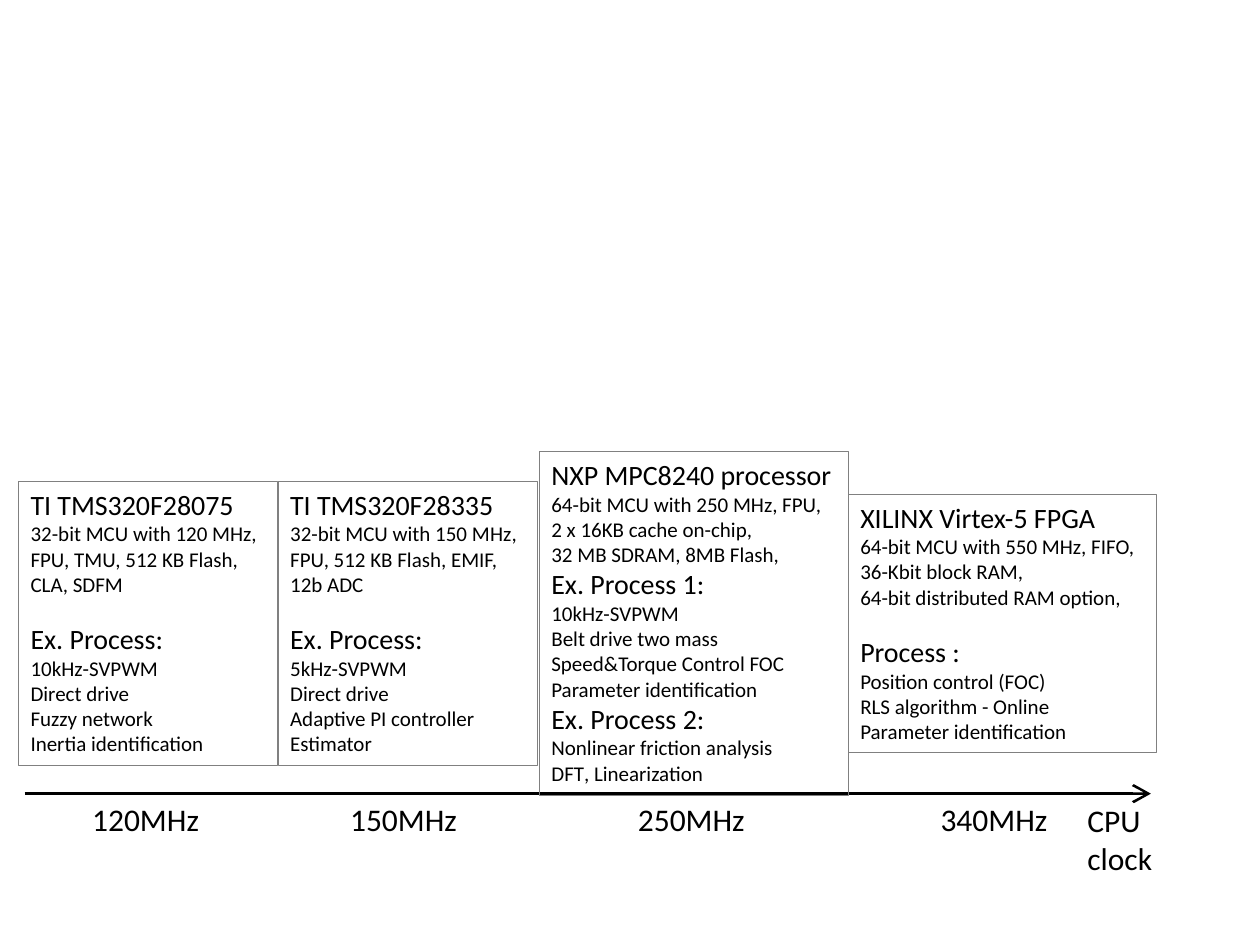
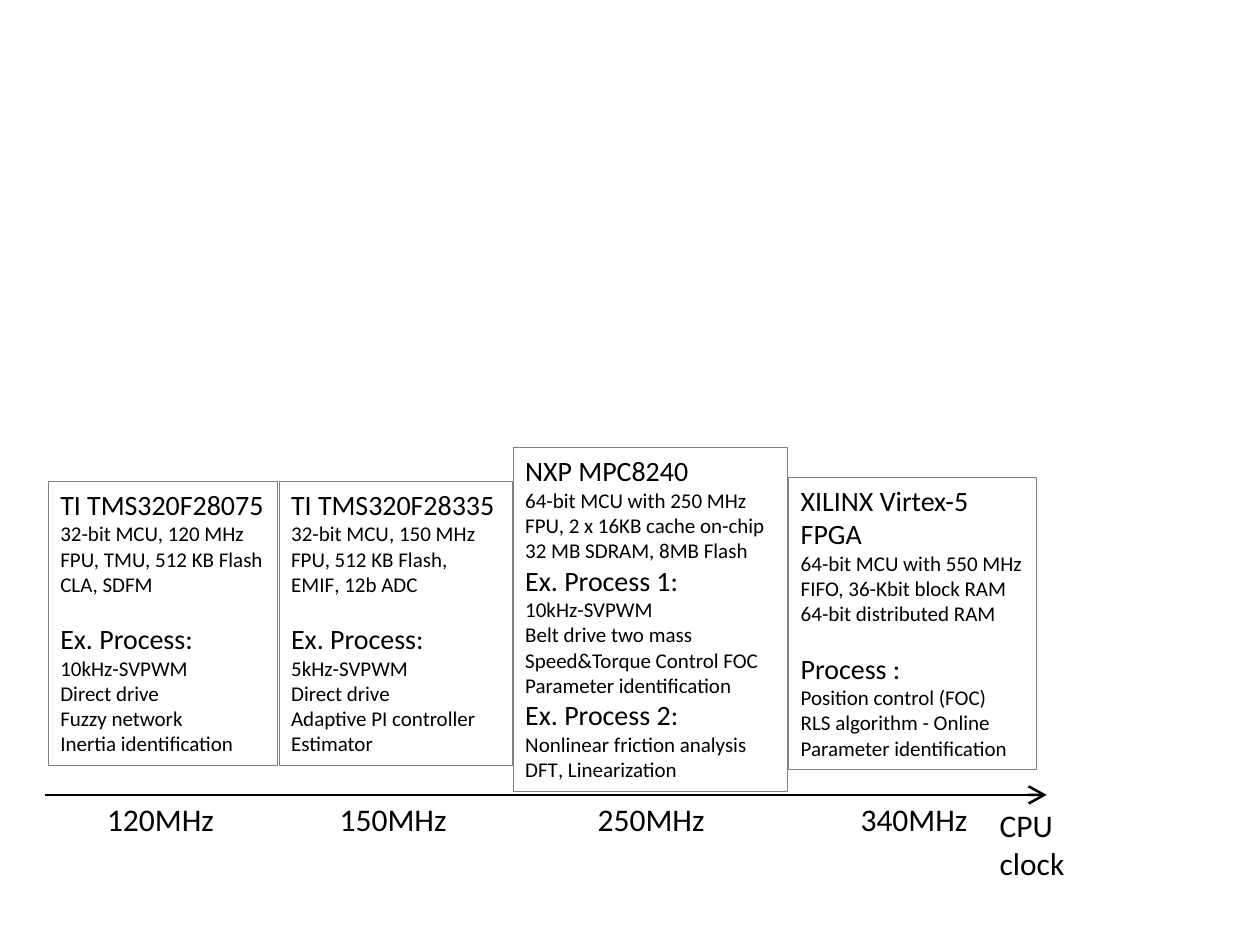
Before and after one commit to SerhatOzkucuk/PhD-Works, a slide deck: slide 14 of Parameter Estimation Works/review_IEEE Transaction on industrial electronics format/TRANS-JOUR/word/review_paper_drawings.pptx. Drawn at 1260x945 pixels with LibreOffice and Linux fonts; fonts in the diff are those of the drawing. Boxes give left, top, right and bottom in pixels: in the first picture for what was removed or moved away, otherwise in the second. Text is boxed around its words. In the diff, an @@ line names an element or a change of style, - is before the commit and + after.

```diff
--- a/Parameter Estimation Works/review_IEEE Transaction on industrial electronics format/TRANS-JOUR/word/review_paper_drawings.pptx
+++ b/Parameter Estimation Works/review_IEEE Transaction on industrial electronics format/TRANS-JOUR/word/review_paper_drawings.pptx
@@ rectangle "NXP MPC8240": place and size @@
-rectangle "NXP MPC8240" at (539,451,848,795)
+rectangle "NXP MPC8240" at (513,447,788,791)
@@ text in rectangle at (525,462,764,561): text changed @@
-NXP MPC8240 processor
-64-bit MCU with 250 MHz, FPU,
-2 x 16KB cache on-chip,
-32 MB SDRAM, 8MB Flash,
+NXP MPC8240
+64-bit MCU with 250 MHz
+FPU, 2 x 16KB cache on-chip
+32 MB SDRAM, 8MB Flash
@@ rectangle "XILINX Virtex-5 FPGA": place and size @@
-rectangle "XILINX Virtex-5 FPGA" at (848,494,1155,752)
+rectangle "XILINX Virtex-5 FPGA" at (789,476,1037,769)
@@ rectangle "TI TMS320F28075": place and size @@
-rectangle "TI TMS320F28075" at (18,481,277,766)
+rectangle "TI TMS320F28075" at (48,481,277,766)
@@ rectangle "TI TMS320F28335": place and size @@
-rectangle "TI TMS320F28335" at (277,481,537,766)
+rectangle "TI TMS320F28335" at (278,481,512,766)
@@ text in rectangle at (60,526,263,570): text changed @@
-32-bit MCU with 120 MHz,
-FPU, TMU, 512 KB Flash,
+32-bit MCU, 120 MHz
+FPU, TMU, 512 KB Flash
@@ text in rectangle at (291,526,475,595): text changed @@
-32-bit MCU with 150 MHz,
-FPU, 512 KB Flash, EMIF,
-12b ADC
+32-bit MCU, 150 MHz
+FPU, 512 KB Flash,
+EMIF, 12b ADC
@@ text in rectangle at (801,556,1021,621): text changed @@
-64-bit MCU with 550 MHz, FIFO,
-36-Kbit block RAM,
-64-bit distributed RAM option,
+64-bit MCU with 550 MHz
+FIFO, 36-Kbit block RAM
+64-bit distributed RAM
@@ arrow moved from (25, 794) - (1150, 794) to (44, 795) - (1047, 795) @@
@@ text "120MHz": place and size @@
-text "120MHz" at (92,810,199,832)
+text "120MHz" at (107,810,214,832)
@@ text "150MHz": place and size @@
-text "150MHz" at (350,810,457,832)
+text "150MHz" at (340,810,447,832)
@@ text "250MHz": place and size @@
-text "250MHz" at (638,810,745,832)
+text "250MHz" at (598,810,705,832)
@@ text "340MHz": place and size @@
-text "340MHz" at (941,810,1048,832)
+text "340MHz" at (861,810,968,832)
@@ text "CPU": place and size @@
-text "CPU" at (1087,811,1152,871)
+text "CPU" at (1000,816,1065,876)
```
Also in this commit, not shown: 4 other slides changed, 5 slides added, 5 other files.
